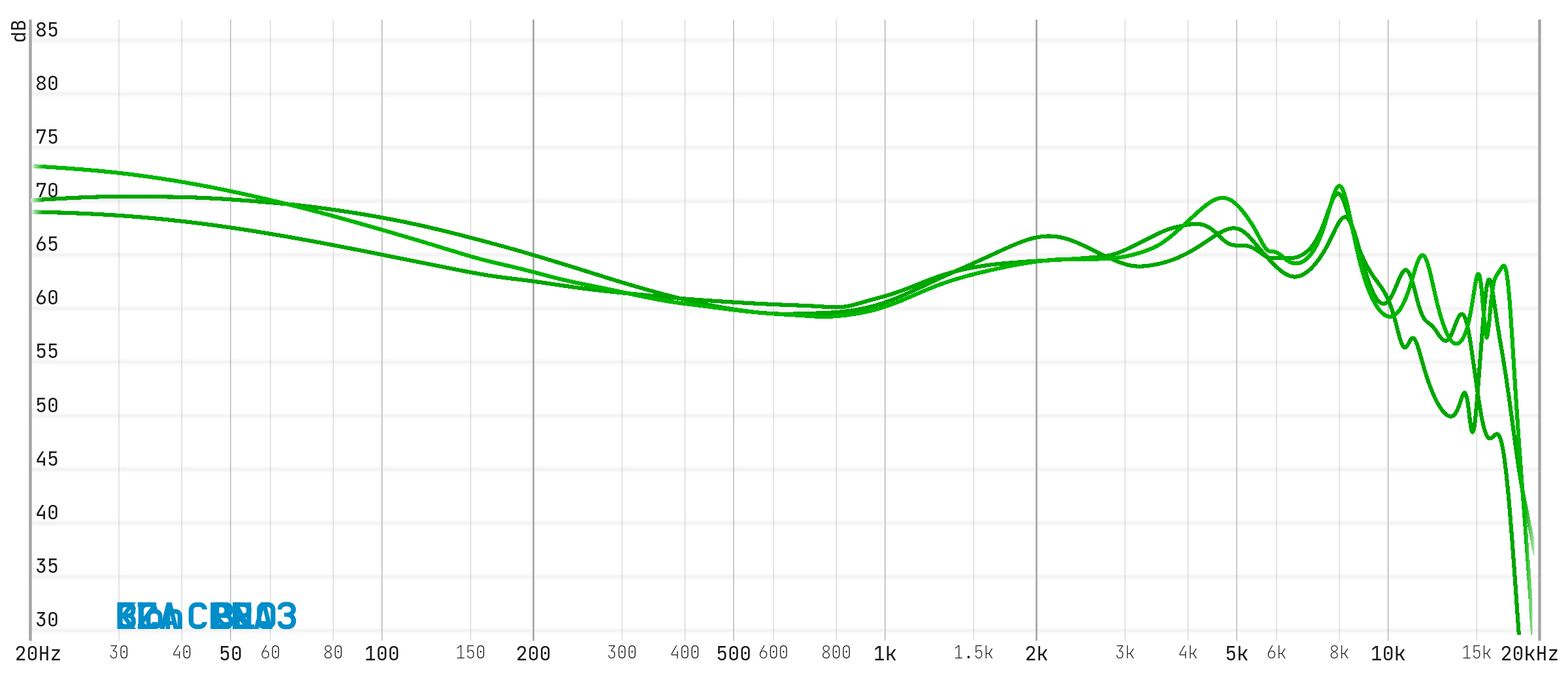
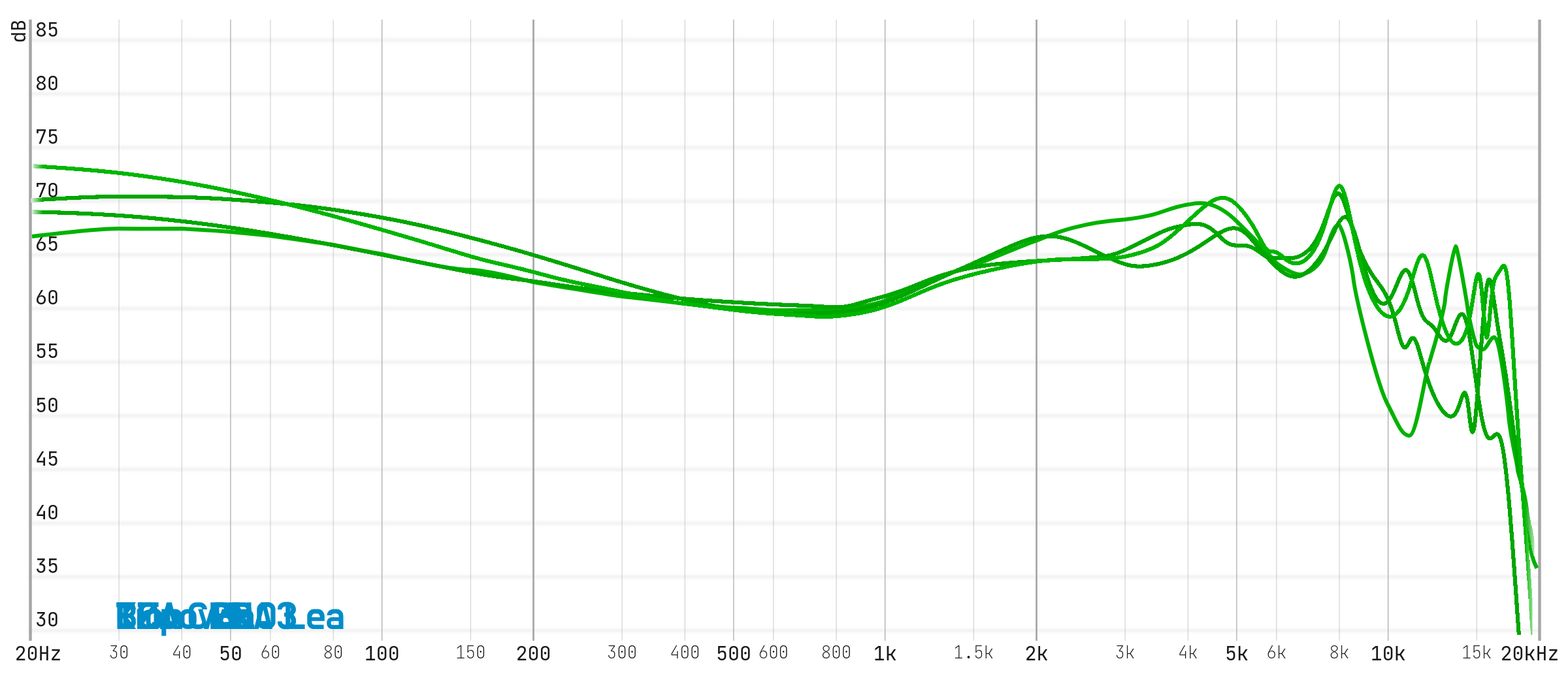
Layers edited between the first and the second 1568×678 image:
added group "Tripowin Lea" with 2 layers above "BG" over [left=116, top=602, right=344, bottom=637]
added layer "Text" (4th of 4, in "Tripowin Lea") in group "Tripowin Lea" over [left=116, top=602, right=344, bottom=637]
